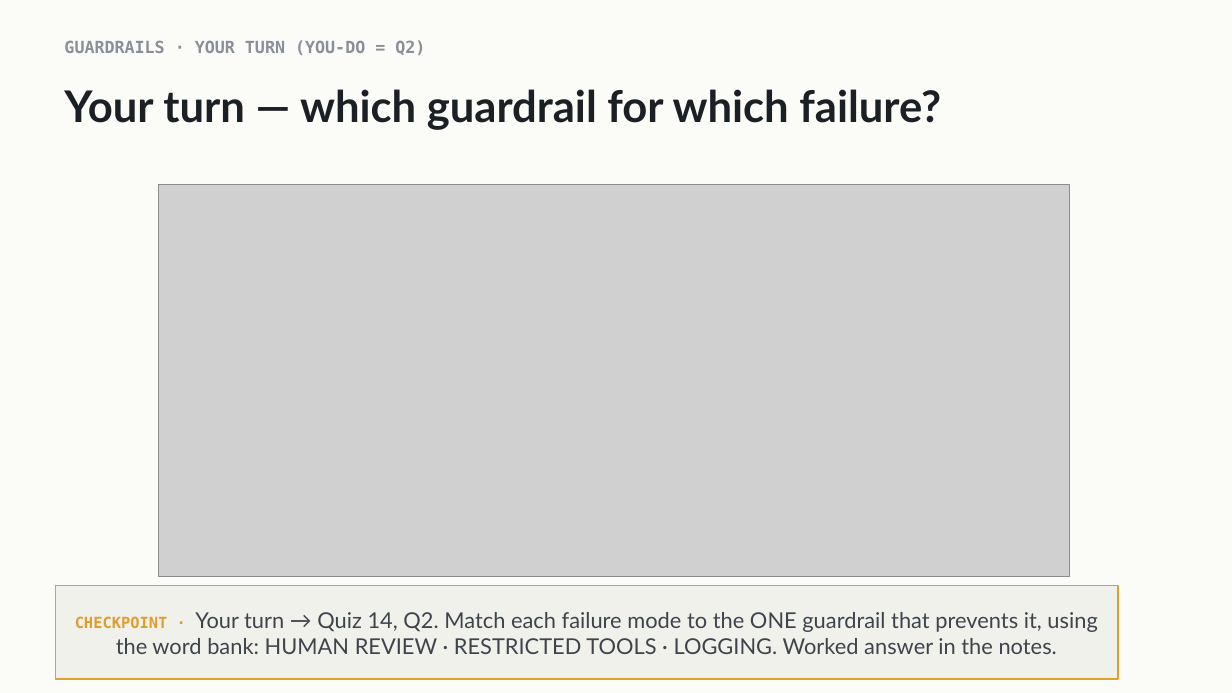
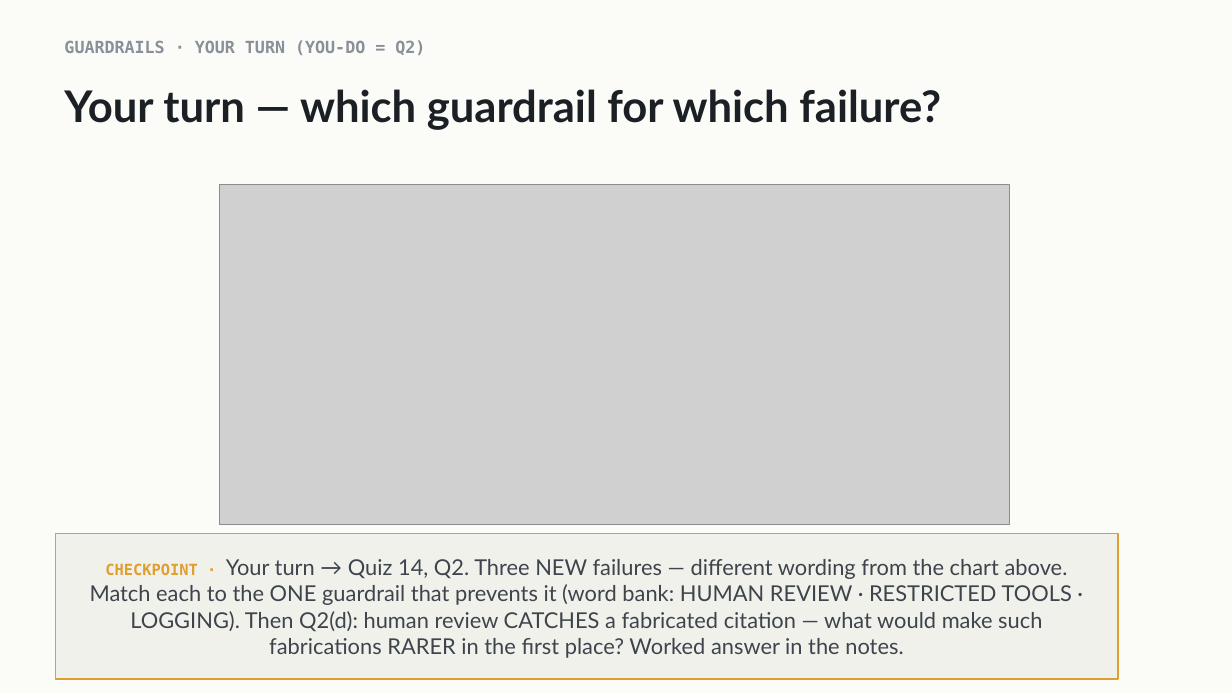
Before and after one commit to indigobio/msacl_dl_course, a slide deck: slide 13 of slides/pptx/lecture14_agents.pptx. Drawn at 1232x693 pixels with LibreOffice and Linux fonts; fonts in the diff are those of the drawing; grey boxes stand for pictures. Boxes give left, top, right and bottom in pixels: in the first picture for what was removed or moved away, otherwise in the second. Text is boxed around its words. In the diff, an @@ line names an element or a change of style, - is before the commit and + after.

```diff
--- a/slides/pptx/lecture14_agents.pptx
+++ b/slides/pptx/lecture14_agents.pptx
@@ picture: place and size @@
-picture at box(159, 185, 1070, 577)
+picture at box(220, 185, 1009, 524)
@@ rectangle "CHECKPOINT · Your turn → ...": place and size @@
-rectangle "CHECKPOINT · Your turn → ..." at box(55, 586, 1118, 679)
+rectangle "CHECKPOINT · Your turn → ..." at box(55, 533, 1118, 679)
@@ text in rectangle at box(90, 559, 1072, 658): text changed @@
-CHECKPOINT · Your turn → Quiz 14, Q2. Match each failure mode to the ONE guardrail that prevents it, using the word bank: HUMAN REVIEW · RESTRICTED TOOLS · LOGGING. Worked answer in the notes.
+CHECKPOINT · Your turn → Quiz 14, Q2. Three NEW failures — different wording from the chart above. Match each to the ONE guardrail that prevents it (word bank: HUMAN REVIEW · RESTRICTED TOOLS · LOGGING). Then Q2(d): human review CATCHES a fabricated citation — what would make such fabrications RARER in the first place? Worked answer in the notes.
```
Also in this commit, not shown: 2 other slides changed, 6 other files.
